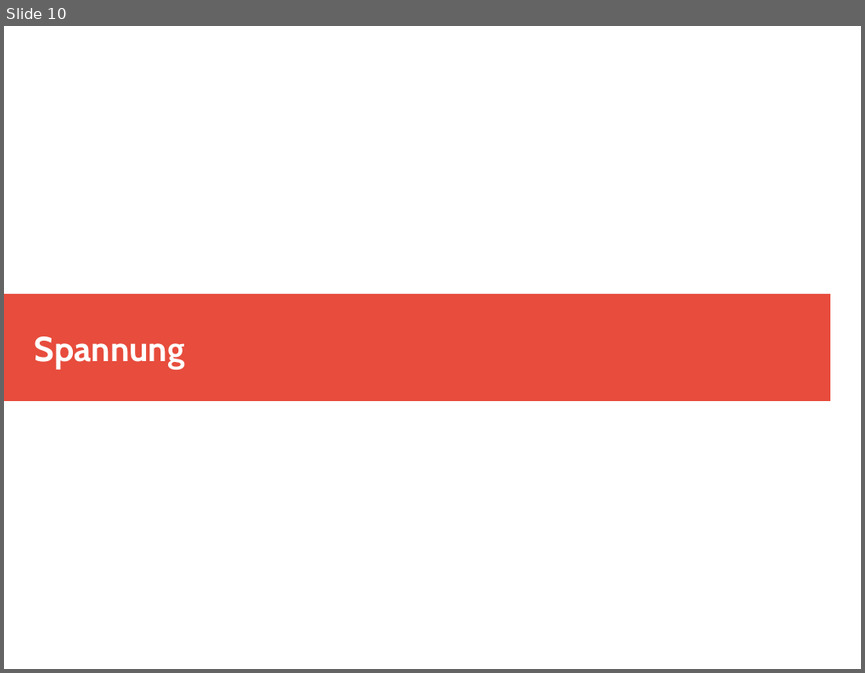
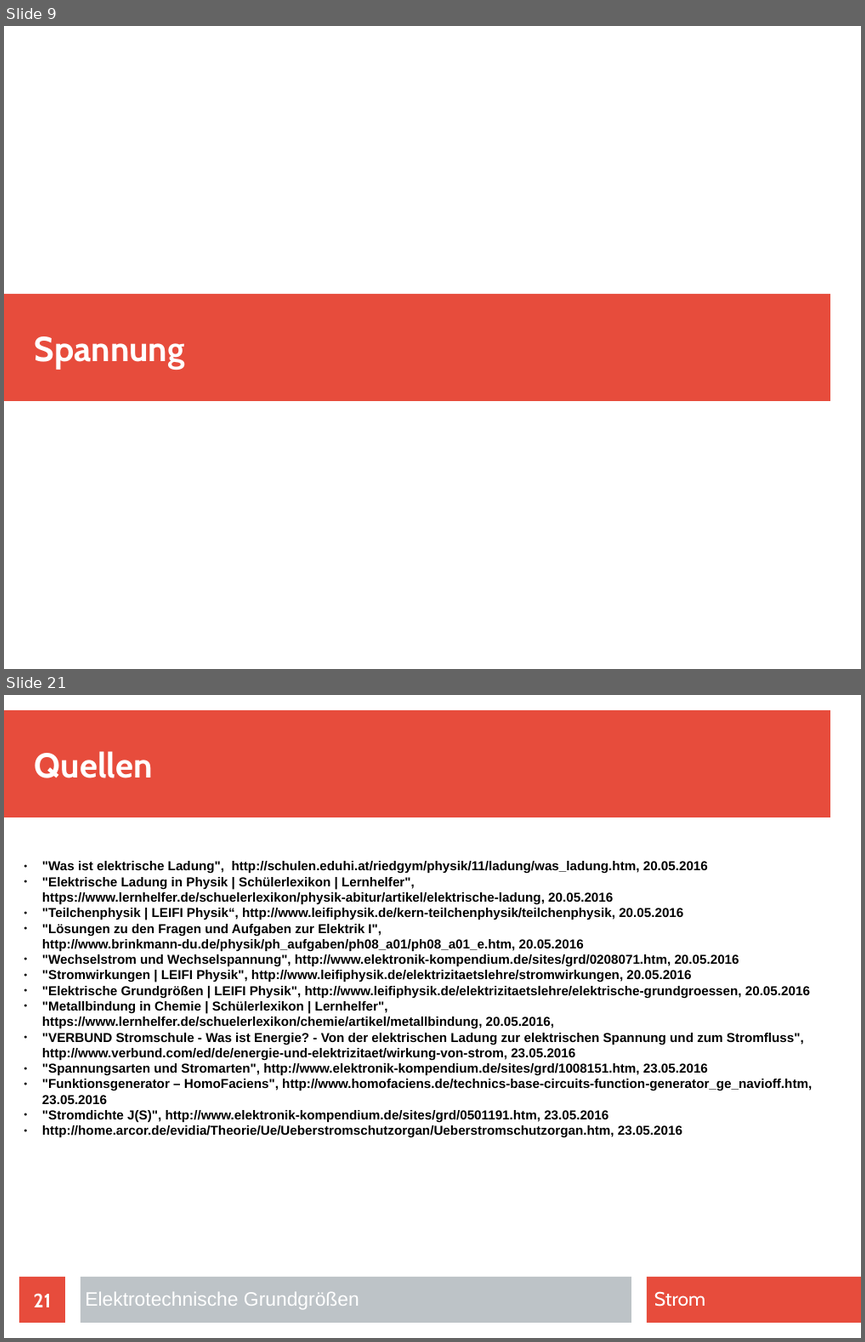
Before and after one commit to Barry90/Projekt, a slide deck: Elektrotechnische_Grundgroessen.odp. Shown one above the other, each under a label of ours: slide 10 before the commit, slides 9 and 21 after it; the slides between them are not shown. The pictures are 865x673 and 865x1342 pixels, drawn with LibreOffice and Linux fonts; fonts in the diff are those of the drawing. Boxes give left, top, right and bottom in pixels: in the first picture for what was removed or moved away, otherwise in the second. Text is boxed around its words. In the diff, an @@ line names an element or a change of style, - is before the commit and + after.

```diff
--- a/Elektrotechnische_Grundgroessen.odp
+++ b/Elektrotechnische_Grundgroessen.odp
@@ slide 21 added at box(4, 695, 861, 1338), background #FFFFFF @@
@@ rectangle added at box(4, 710, 830, 818), fill #E74C3C @@
@@ title added at box(35, 751, 153, 778), 32 pt, text #FFFFFF, bold @@
+Quellen
@@ text added at box(42, 861, 812, 1138), 12 pt, text #000000, bold @@
+● "Was ist elektrische Ladung", http://schulen.eduhi.at/riedgym/physik/11/ladung/was_ladung.htm, 20.05.2016
+● "Elektrische Ladung in Physik | Schülerlexikon | Lernhelfer", https://www.lernhelfer.de/schuelerlexikon/physik-abitur/artikel/elektrische-ladung, 20.05.2016
+● "Teilchenphysik | LEIFI Physik“, http://www.leifiphysik.de/kern-teilchenphysik/teilchenphysik, 20.05.2016
+● "Lösungen zu den Fragen und Aufgaben zur Elektrik I", http://www.brinkmann-du.de/physik/ph_aufgaben/ph08_a01/ph08_a01_e.htm, 20.05.2016
+● "Wechselstrom und Wechselspannung", http://www.elektronik-kompendium.de/sites/grd/0208071.htm, 20.05.2016
+● "Stromwirkungen | LEIFI Physik", http://www.leifiphysik.de/elektrizitaetslehre/stromwirkungen, 20.05.2016
+● "Elektrische Grundgrößen | LEIFI Physik", http://www.leifiphysik.de/elektrizitaetslehre/elektrische-grundgroessen, 20.05.2016
+● "Metallbindung in Chemie | Schülerlexikon | Lernhelfer", https://www.lernhelfer.de/schuelerlexikon/chemie/artikel/metallbindung, 20.05.2016,
+● "VERBUND Stromschule - Was ist Energie? - Von der elektrischen Ladung zur elektrischen Spannung und zum Stromfluss", http://www.verbund.com/ed/de/energie-und-elektrizitaet/wirkung-von-strom, 23.05.2016
+● "Spannungsarten und Stromarten", http://www.elektronik-kompendium.de/sites/grd/1008151.htm, 23.05.2016
+● "Funktionsgenerator – HomoFaciens", http://www.homofaciens.de/technics-base-circuits-function-generator_ge_navioff.htm, 23.05.2016
+● "Stromdichte J(S)", http://www.elektronik-kompendium.de/sites/grd/0501191.htm, 23.05.2016
+● http://home.arcor.de/evidia/Theorie/Ue/Ueberstromschutzorgan/Ueberstromschutzorgan.htm, 23.05.2016
@@ page number added at box(19, 1276, 65, 1322), fill #E74C3C, 18 pt, text #FFFFFF, bold @@
+21
@@ rectangle added at box(80, 1276, 631, 1322), fill #BDC3C7 @@
@@ rectangle added at box(647, 1276, 861, 1322), fill #E74C3C @@
@@ text added at box(85, 1292, 359, 1310), 18 pt, text #FFFFFF @@
+Elektrotechnische Grundgrößen
@@ text added at box(654, 1291, 705, 1306), 18 pt, text #FFFFFF @@
+Strom
@@ what was slide 10 is now slide 9 @@
```
Also in this commit, not shown: 8 other slides changed, 11 other slides added, 1 slide removed, 3 other files.
